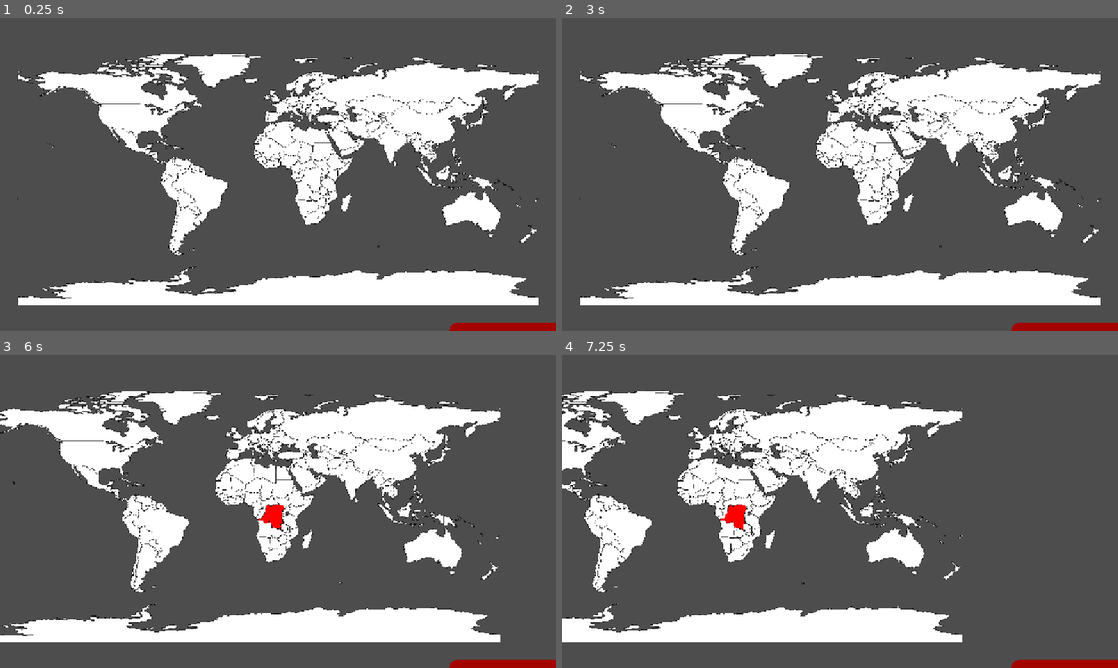
Above: before the commit, frames 1-4 (two rows, left to right).
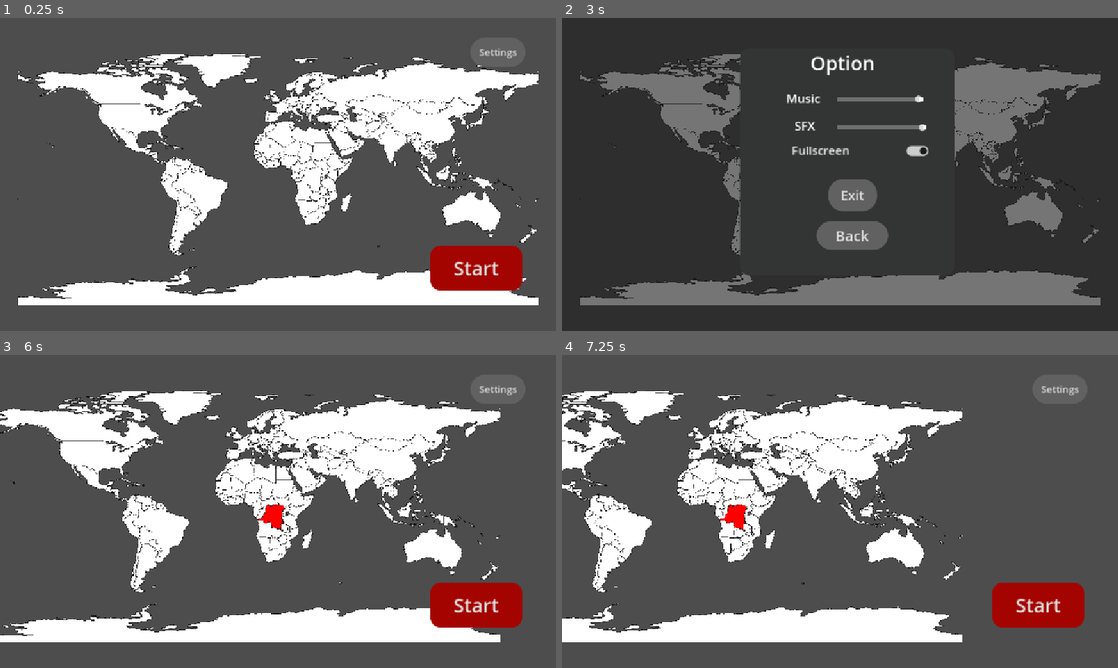
Above: after the commit, the same moments.

Repository: gixerl/OnlyLands
Game: Godot game, scene res://Scenes/main_menu.tscn
The game is run twice, just before and just after one commit, with the same random seed, the same clock (stepped at 60 frames per second) and the same inputs.
Inputs (mouse positions are in pixels of both pictures, inside the frame that each line leads up to):
- Up to frame 1 (0.25 s): no input
- Up to frame 2 (3 s): click (1040, 268) at 0.5 s, where only the run after the commit has a clickable "Start"; click (1040, 268) at 1.25 s, where only the run after the commit has a clickable "Start"; click (1040, 268) at 2 s, where only the run after the commit has a clickable "Start"; click (1056, 52) at 2.75 s, where only the run after the commit has a clickable "Settings"
- Up to frame 3 (6 s): click (289, 570) at 3.5 s, where only the run after the commit has a clickable "Back"; tap Enter at 4.25, 5.75 s; drag from (278, 511) to (333, 442) at 4.27 s; tap Space at 5 s; drag from (278, 511) to (250, 574) at 5.02 s; move the mouse to (278, 511) at 5.77 s; hold D (camera_move_right) from 5.78 s (still down); click (278, 511) at 5.92 s
- Up to frame 4 (7.25 s): release D (camera_move_right) at 6.5 s; drag from (706, 511) to (673, 464) at 6.52 s

The runs differ from the first frame. In frame 1, 3.0% of the frame differs, in the area x 77-100%, y 9-100%; in frame 2, 97%, in the area x 0-100%, y 0-100%; in frame 3, 3.0%; in frame 4, 3.0%.

Commit message:
Fixed Setting Size

Diff:
--- a/Scenes/Picking_Country.tscn
+++ b/Scenes/Picking_Country.tscn
@@ -1,11 +1,11 @@
 [gd_scene load_steps=29 format=3 uid="uid://wbfrm5ow7s1w"]
 
 [ext_resource type="Script" uid="uid://ccni6aiyxbdeq" path="res://Scenes/audio_control.gd" id="2_apnl6"]
-[ext_resource type="AudioStream" uid="uid://6ittdu37xfgs" path="res://Soundtracks/04. Home Music Part 1.mp3" id="2_evcnd"]
+[ext_resource type="AudioStream" uid="uid://6ittdu37xfgs" path="res://Assets/Soundtracks/04. Home Music Part 1.mp3" id="2_evcnd"]
 [ext_resource type="Script" uid="uid://c8emaa5r2nrwh" path="res://Scenes/fullscreen_controler.gd" id="3_o56ch"]
 [ext_resource type="Script" uid="uid://b0bdtcpbfx6en" path="res://Scenes/audio_control_vfx.gd" id="4_lwngr"]
-[ext_resource type="AudioStream" uid="uid://dp4y0wt6kose4" path="res://Soundtracks/clash_of_clan_start_up_soundmp3converter.mp3" id="5_50x8q"]
-[ext_resource type="AudioStream" uid="uid://7vfwkjps423p" path="res://Soundtracks/Select.mp3" id="6_fljsd"]
+[ext_resource type="AudioStream" uid="uid://dp4y0wt6kose4" path="res://Assets/Soundtracks/clash_of_clan_start_up_soundmp3converter.mp3" id="5_50x8q"]
+[ext_resource type="AudioStream" uid="uid://7vfwkjps423p" path="res://Assets/Soundtracks/Select.mp3" id="6_fljsd"]
 
 [sub_resource type="GDScript" id="GDScript_w568w"]
 script/source = "extends Node2D
@@ -177,10 +177,10 @@
 anchor_top = 0.5
 anchor_right = 0.5
 anchor_bottom = 0.5
-offset_left = -303.5
-offset_top = -250.5
-offset_right = 300.5
-offset_bottom = 415.5
+offset_left = 67.5
+offset_top = -196.5
+offset_right = 511.5
+offset_bottom = 273.5
 grow_horizontal = 2
 grow_vertical = 2
 theme_override_styles/panel = SubResource("StyleBoxFlat_50x8q")
@@ -201,10 +201,10 @@
 
 [node name="Back" type="Button" parent="Options/Fläche"]
 layout_mode = 0
-offset_left = 166.0
-offset_top = 537.0
-offset_right = 425.0
-offset_bottom = 636.0
+offset_left = 159.0
+offset_top = 358.0
+offset_right = 307.0
+offset_bottom = 417.0
 theme_override_font_sizes/font_size = 30
 theme_override_styles/focus = SubResource("StyleBoxEmpty_apnl6")
 theme_override_styles/hover = SubResource("StyleBoxFlat_fljsd")
@@ -214,10 +214,10 @@
 
 [node name="AudioControlMusic" type="HSlider" parent="Options/Fläche"]
 layout_mode = 0
-offset_left = 262.0
-offset_top = 98.0
-offset_right = 524.0
-offset_bottom = 187.0
+offset_left = 203.0
+offset_top = 51.0
+offset_right = 378.0
+offset_bottom = 159.0
 theme_override_styles/slider = SubResource("StyleBoxLine_evcnd")
 theme_override_styles/grabber_area = SubResource("StyleBoxLine_apnl6")
 theme_override_styles/grabber_area_highlight = SubResource("StyleBoxLine_o56ch")
@@ -229,10 +229,10 @@
 
 [node name="FullscreenControler" type="CheckButton" parent="Options/Fläche"]
 layout_mode = 0
-offset_left = 101.0
-offset_top = 249.0
-offset_right = 383.0
-offset_bottom = 299.0
+offset_left = 98.0
+offset_top = 181.0
+offset_right = 300.0
+offset_bottom = 223.0
 scale = Vector2(1.5, 1.5)
 theme_override_colors/font_disabled_color = Color(1, 1, 1, 1)
 theme_override_colors/font_hover_pressed_color = Color(1, 1, 1, 1)
@@ -245,19 +245,19 @@
 
 [node name="Label_Music" type="Label" parent="Options/Fläche"]
 layout_mode = 0
-offset_left = 112.0
-offset_top = 126.0
-offset_right = 202.0
-offset_bottom = 162.0
+offset_left = 96.0
+offset_top = 85.0
+offset_right = 186.0
+offset_bottom = 121.0
 theme_override_font_sizes/font_size = 25
 text = "Music"
 
 [node name="AudioControlSFX" type="HSlider" parent="Options/Fläche"]
 layout_mode = 0
-offset_left = 261.0
-offset_top = 171.0
-offset_right = 523.0
-offset_bottom = 260.0
+offset_left = 202.0
+offset_top = 114.0
+offset_right = 386.0
+offset_bottom = 215.0
 theme_override_styles/slider = SubResource("StyleBoxLine_evcnd")
 theme_override_styles/grabber_area = SubResource("StyleBoxLine_apnl6")
 theme_override_styles/grabber_area_highlight = SubResource("StyleBoxLine_o56ch")
@@ -269,19 +269,19 @@
 
 [node name="Label_VFX" type="Label" parent="Options/Fläche"]
 layout_mode = 0
-offset_left = 111.0
-offset_top = 199.0
-offset_right = 201.0
-offset_bottom = 235.0
+offset_left = 113.0
+offset_top = 142.0
+offset_right = 203.0
+offset_bottom = 178.0
 theme_override_font_sizes/font_size = 25
 text = "SFX"
 
 [node name="Button" type="Button" parent="Options/Fläche"]
 layout_mode = 0
-offset_left = 230.0
-offset_top = 396.0
-offset_right = 378.0
-offset_bottom = 474.0
+offset_left = 183.0
+offset_top = 271.0
+offset_right = 284.0
+offset_bottom = 337.0
 theme_override_font_sizes/font_size = 27
 theme_override_styles/focus = SubResource("StyleBoxEmpty_fljsd")
 theme_override_styles/hover = SubResource("StyleBoxFlat_f6ygo")
@@ -290,10 +290,10 @@
 text = "Exit"
 
 [node name="Start" type="Button" parent="."]
-offset_left = 627.0
-offset_top = 352.0
-offset_right = 890.0
-offset_bottom = 484.0
+offset_left = 589.0
+offset_top = 193.0
+offset_right = 779.0
+offset_bottom = 285.0
 theme_override_font_sizes/font_size = 40
 theme_override_styles/focus = SubResource("StyleBoxEmpty_w568w")
 theme_override_styles/hover = SubResource("StyleBoxFlat_evcnd")
@@ -302,10 +302,10 @@
 text = "Start"
 
 [node name="Settings" type="Button" parent="."]
-offset_left = 689.0
-offset_top = -487.0
-offset_right = 853.0
-offset_bottom = -422.0
+offset_left = 672.0
+offset_top = -238.0
+offset_right = 786.0
+offset_bottom = -178.0
 theme_override_font_sizes/font_size = 20
 theme_override_styles/focus = SubResource("StyleBoxEmpty_evcnd")
 theme_override_styles/hover = SubResource("StyleBoxFlat_o56ch")
--- a/Scenes/country.gd
+++ b/Scenes/country.gd
@@ -6,3 +6,4 @@
 		for node in get_parent().get_children():
 			node.modulate = Color(1,1,1)
 		self.modulate = Color(1,0,0)
+		print(name)
--- a/Scenes/main_menu.tscn
+++ b/Scenes/main_menu.tscn
@@ -11,3 +11,5 @@
 
 [node name="Map Country Picker" parent="CanvasLayer" instance=ExtResource("2_48xlc")]
 position = Vector2(302, 278)
+
+[node name="Sprite2D" type="Sprite2D" parent="."]
Not shown, added: Assets/Soundtracks/04. Home Music Part 1.mp3.import
Not shown, added: Assets/Soundtracks/Select.mp3.import
Not shown, added: Assets/Soundtracks/clash_of_clan_start_up_soundmp3converter.mp3.import
Not shown, removed: Soundtracks/04. Home Music Part 1.mp3.import
Not shown, removed: Soundtracks/Select.mp3.import
Not shown, removed: Soundtracks/clash_of_clan_start_up_soundmp3converter.mp3.import
Not shown, added: Assets/Soundtracks/04. Home Music Part 1.mp3
Not shown, added: Assets/Soundtracks/Select.mp3
Not shown, added: Assets/Soundtracks/clash_of_clan_start_up_soundmp3converter.mp3
